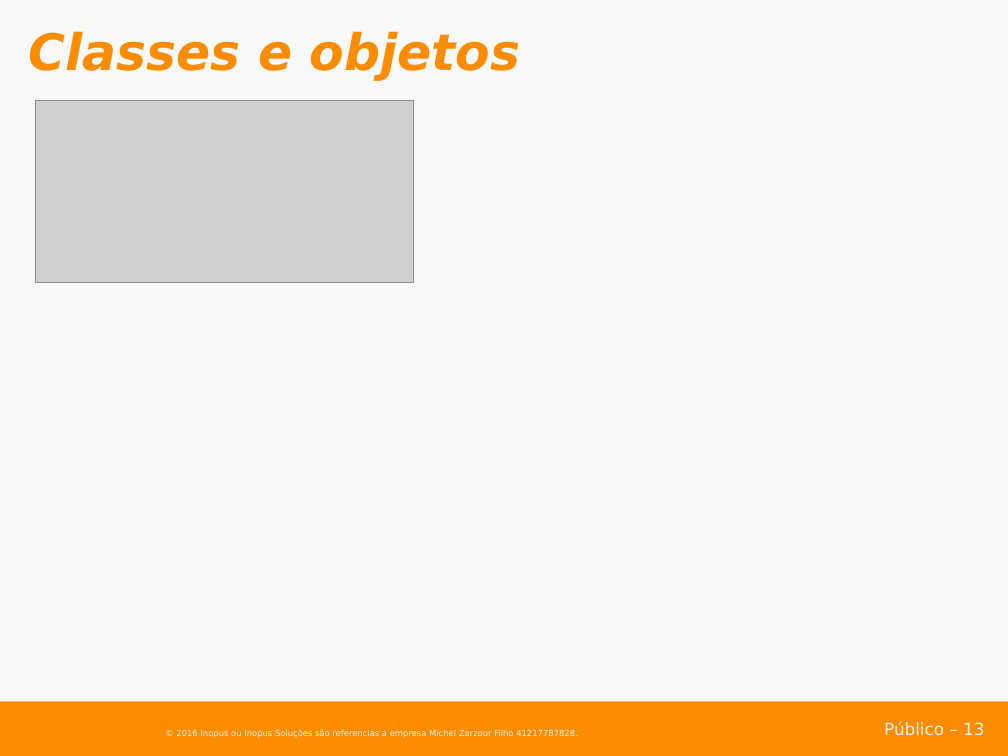
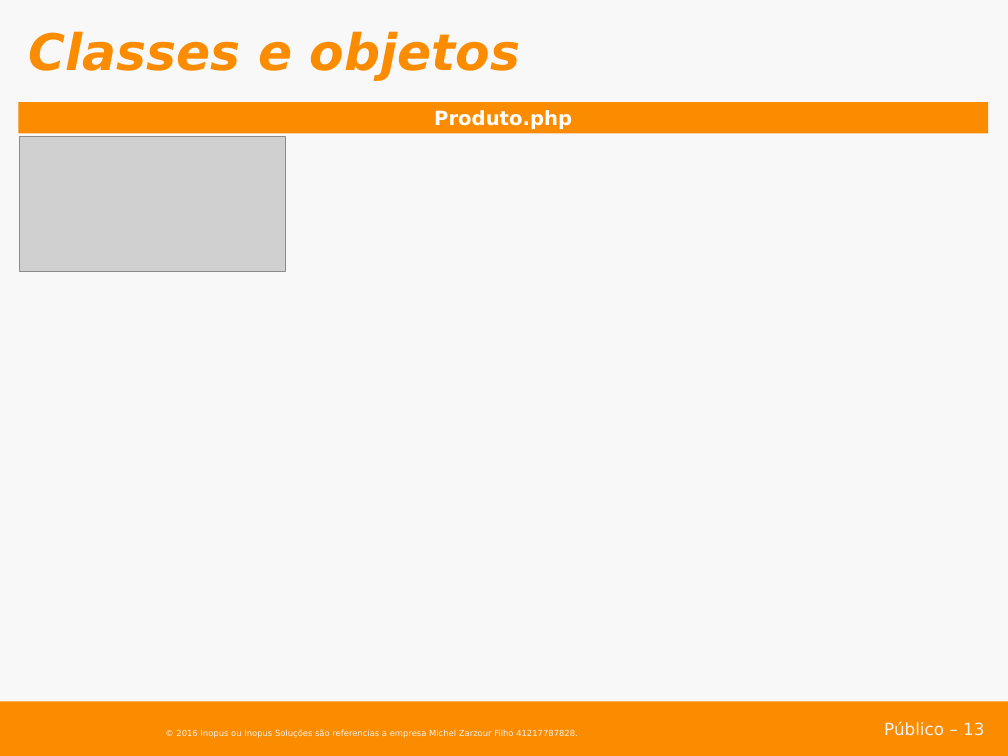
Before and after one commit to inopus/workshop-php-20161019, a slide deck: slide 13 of apresentacao/Workshop PHP 201610210136.pptx. Drawn at 1008x756 pixels with LibreOffice and Linux fonts; fonts in the diff are those of the drawing; grey boxes stand for pictures; background and template pictures are left out. Boxes give left, top, right and bottom in pixels: in the first picture for what was removed or moved away, otherwise in the second. Text is boxed around its words. In the diff, an @@ line names an element or a change of style, - is before the commit and + after.

```diff
--- a/apresentacao/Workshop PHP 201610210136.pptx
+++ b/apresentacao/Workshop PHP 201610210136.pptx
@@ rectangle added at (18,102,988,133), fill #FB8C00, 14 pt, text #FFFFFF, bold @@
+Produto.php
@@ picture removed at (35,100,413,282) @@
@@ picture added at (20,136,286,271) @@
```
Also in this commit, not shown: 8 other slides changed, 5 slides added, 5 other files.
